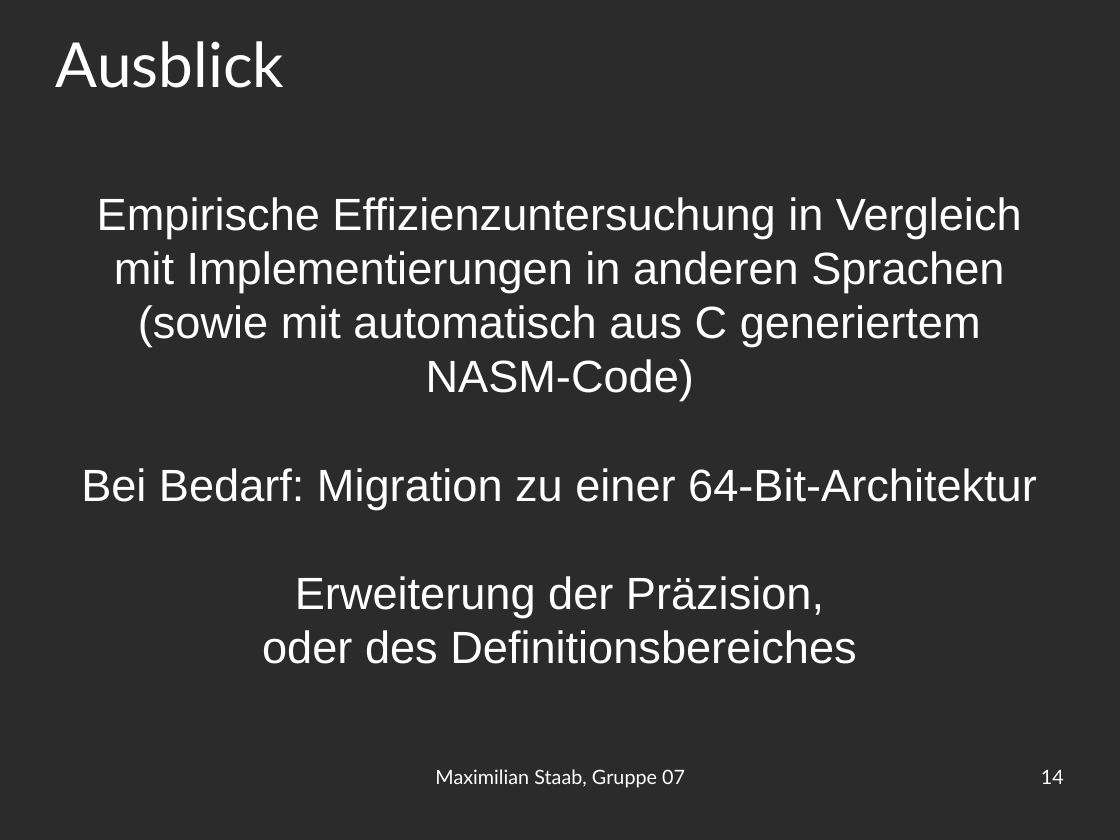
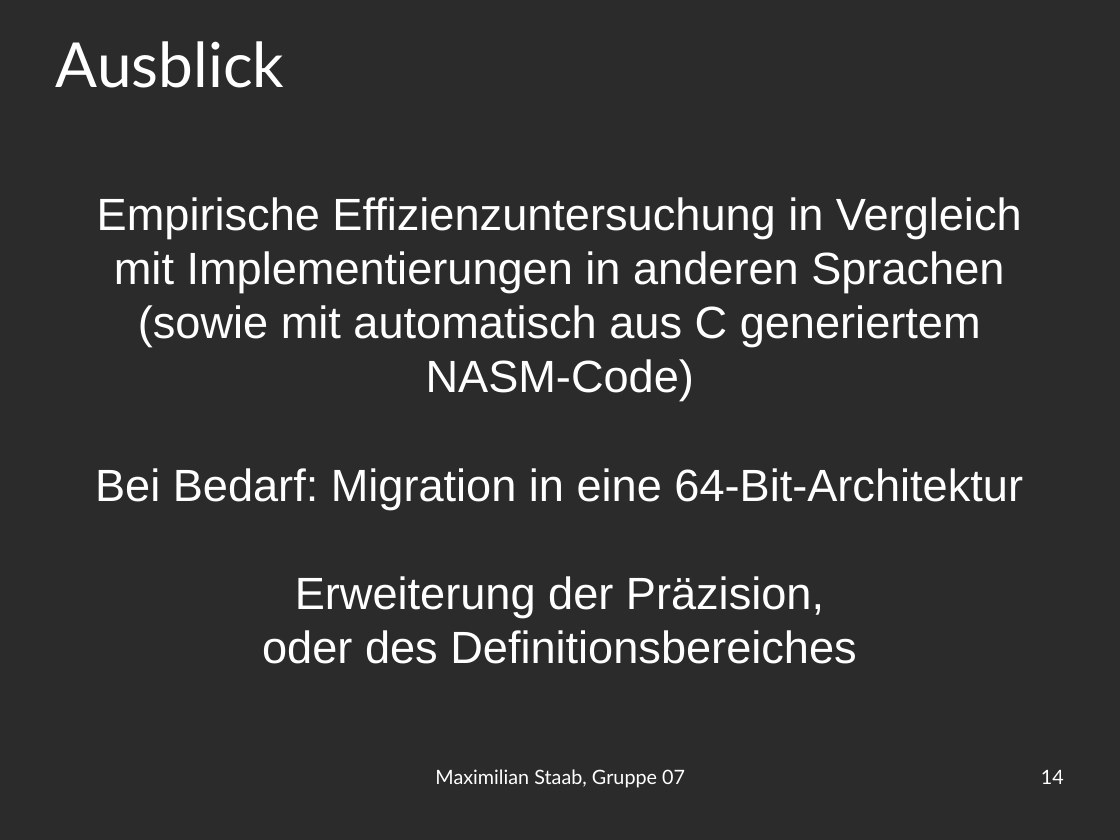
Before and after one commit to OrestTa/etip, a slide deck: slide 14 of Projekt2/Protokolle/verlauf2.odp. Drawn at 1120x840 pixels with LibreOffice and Linux fonts; fonts in the diff are those of the drawing; background and template pictures are left out; a plain dark background stands for a picture behind light text. Boxes give left, top, right and bottom in pixels: in the first picture for what was removed or moved away, otherwise in the second. Text is boxed around its words. In the diff, an @@ line names an element or a change of style, - is before the commit and + after.

Commit message:
Fehler behoben

```diff
--- a/Projekt2/Protokolle/verlauf2.odp
+++ b/Projekt2/Protokolle/verlauf2.odp
@@ text at (95,468,1023,509): text changed @@
-Bei Bedarf: Migration zu einer 64-Bit-Architektur
+Bei Bedarf: Migration in eine 64-Bit-Architektur
```
